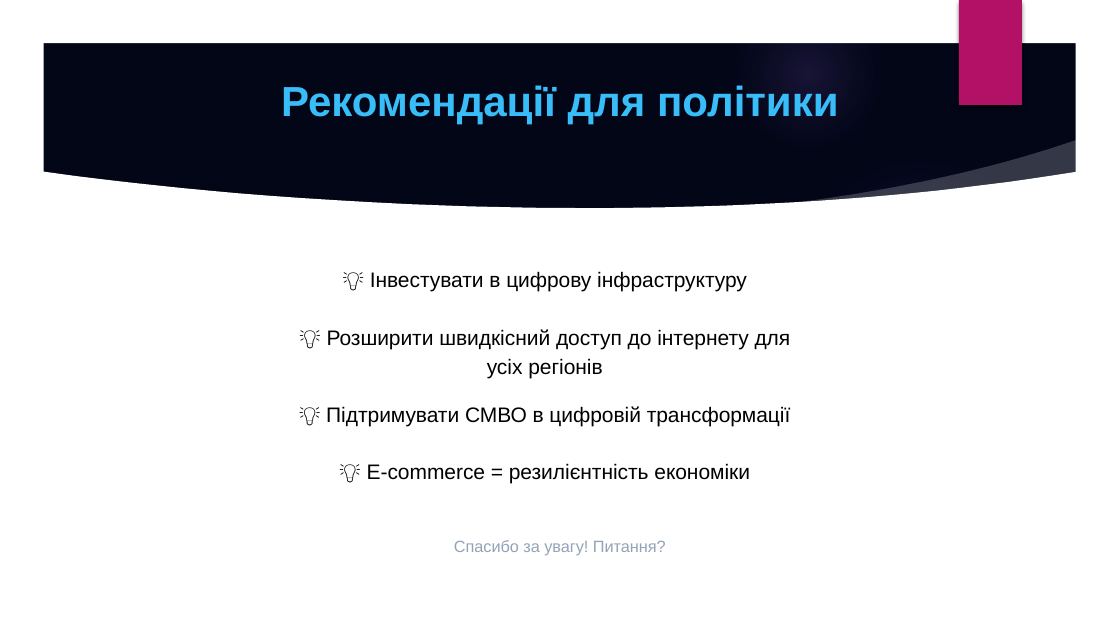
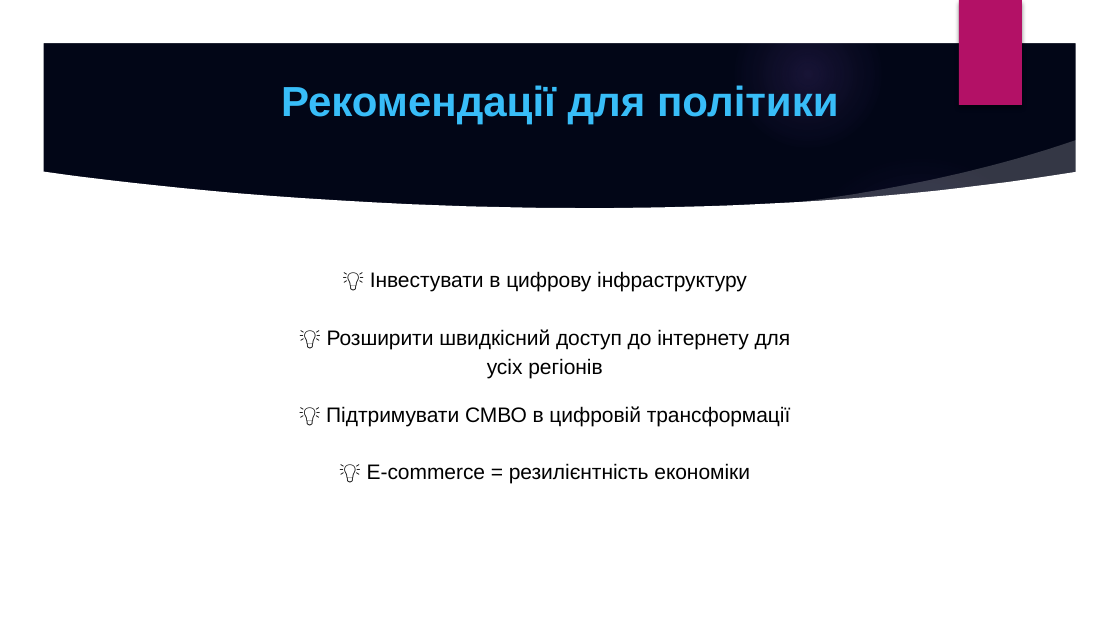
Before and after one commit to Anti4ris98/Master_Research, a slide deck: slide 10 of E-commerce Resilience Defense.pptx (slide 11 before the commit). Drawn at 1120x630 pixels with LibreOffice and Linux fonts; fonts in the diff are those of the drawing; background and template pictures are left out. Boxes give left, top, right and bottom in pixels: in the first picture for what was removed or moved away, otherwise in the second. Text is boxed around its words. In the diff, an @@ line names an element or a change of style, - is before the commit and + after.

```diff
--- a/E-commerce Resilience Defense.pptx
+++ b/E-commerce Resilience Defense.pptx
@@ text removed at [454, 540, 666, 555] @@
-Спасибо за увагу! Питання?
```
Also in this commit, not shown: 8 other slides changed, 1 slide added, 19 other files.
